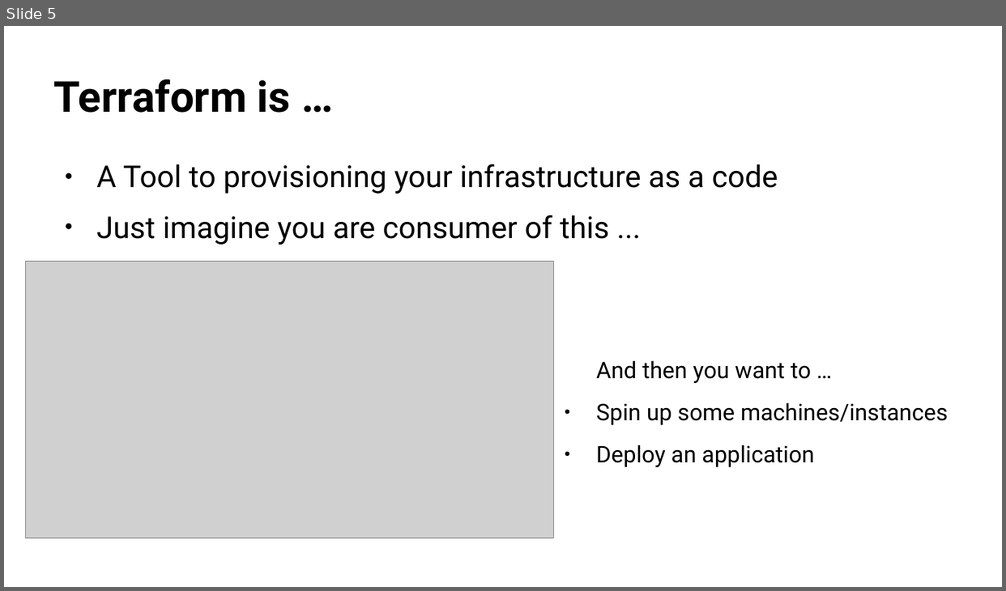
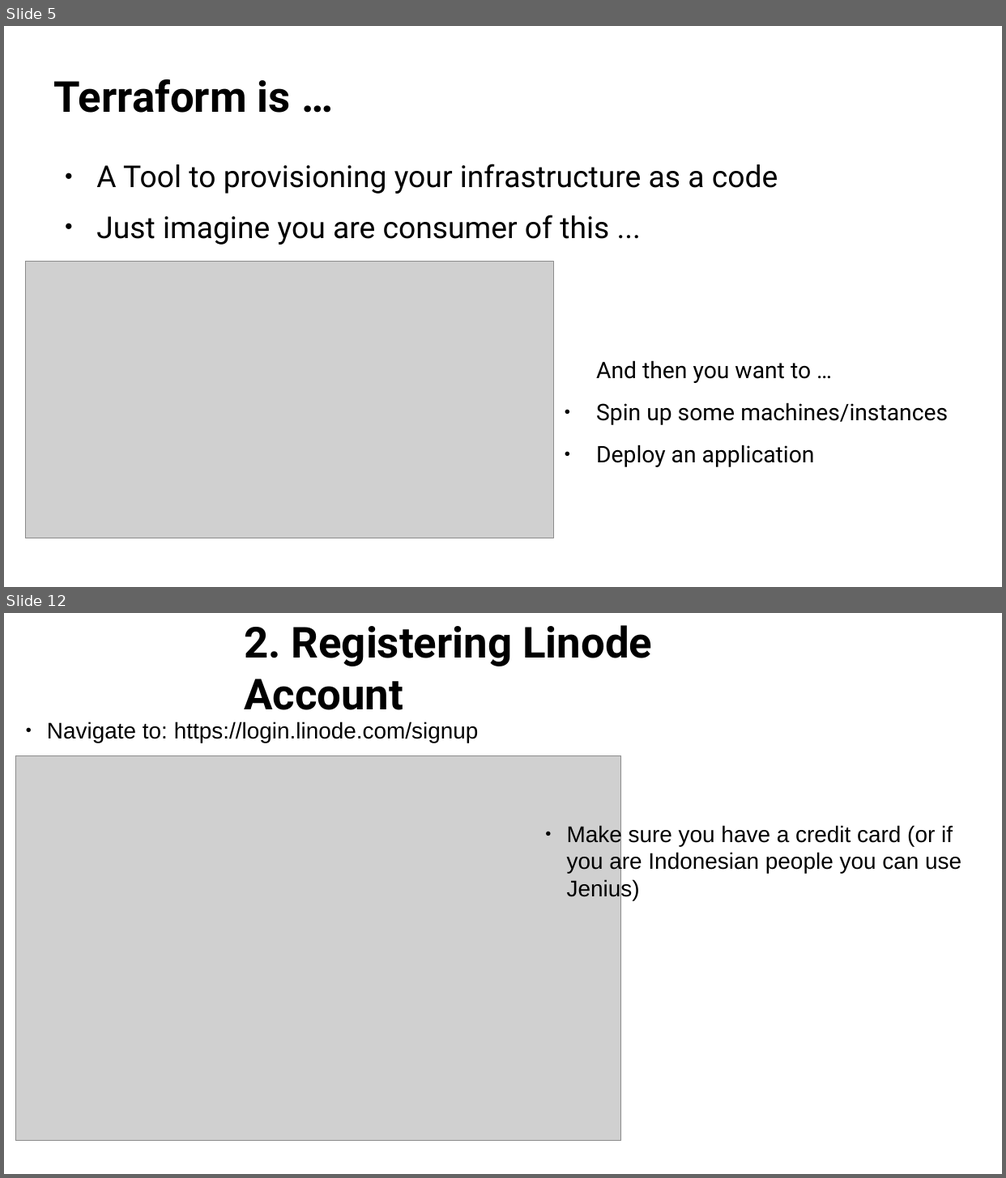
Before and after one commit to dhenandi/osas19-terraform, a slide deck: presentation/openSUSE Deployment on Linode using Terraform - Dhenandi Putra - oSAS19.odp. Shown one above the other, each under a label of ours: slide 5 before the commit, slides 5 and 12 after it; the slides between them are not shown. The pictures are 1006x591 and 1006x1178 pixels, drawn with LibreOffice and Linux fonts; fonts in the diff are those of the drawing; grey boxes stand for pictures; background and template pictures are left out. Boxes give left, top, right and bottom in pixels: in the first picture for what was removed or moved away, otherwise in the second. Text is boxed around its words. In the diff, an @@ line names an element or a change of style, - is before the commit and + after.

```diff
--- a/presentation/openSUSE Deployment on Linode using Terraform - Dhenandi Putra - oSAS19.odp
+++ b/presentation/openSUSE Deployment on Linode using Terraform - Dhenandi Putra - oSAS19.odp
@@ slide 12 added at (x1=4, y1=613, x2=1002, y2=1174), background #FFFFFF @@
@@ title added at (x1=244, y1=625, x2=652, y2=710), 34 pt, text #000000, bold @@
+2. Registering Linode Account
@@ text added at (x1=47, y1=722, x2=479, y2=743), 18 pt, text #000000 @@
+● Navigate to: https://login.linode.com/signup
@@ picture added at (x1=16, y1=756, x2=620, y2=1141) @@
@@ text added at (x1=567, y1=824, x2=961, y2=901), 18 pt, text #000000 @@
+● Make sure you have a credit card (or if you are Indonesian people you can use Jenius)
```
Also in this commit, not shown: 3 slides changed, 8 other slides added, 6 other files.
